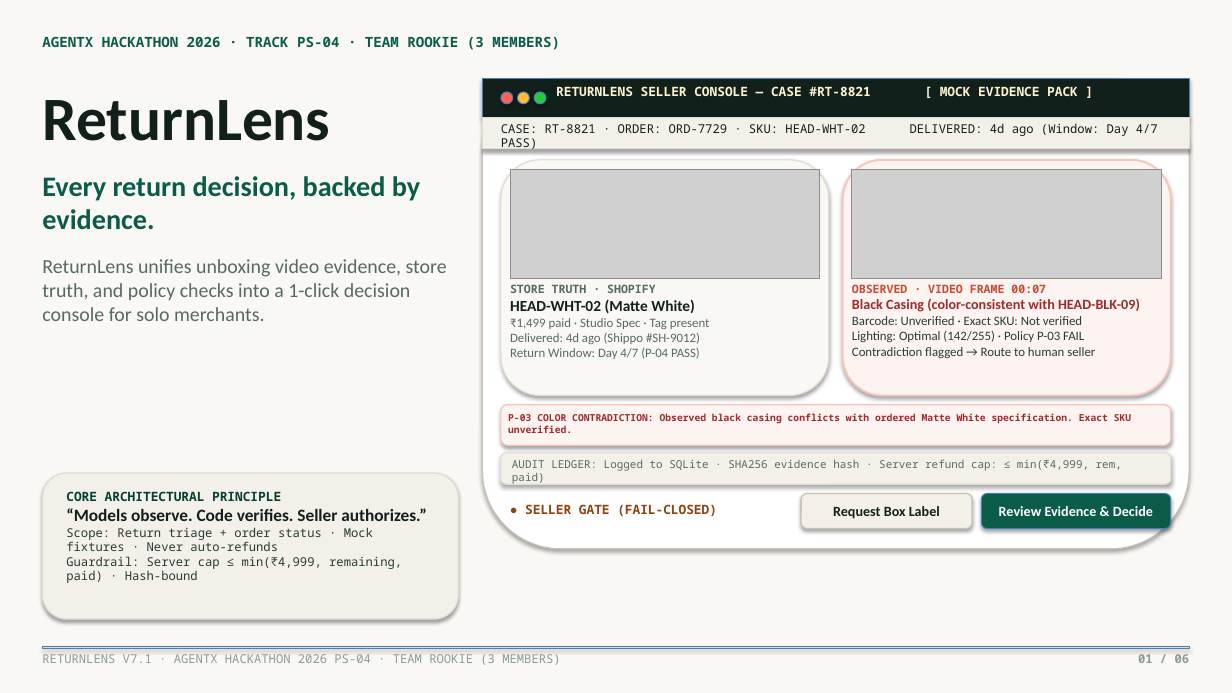
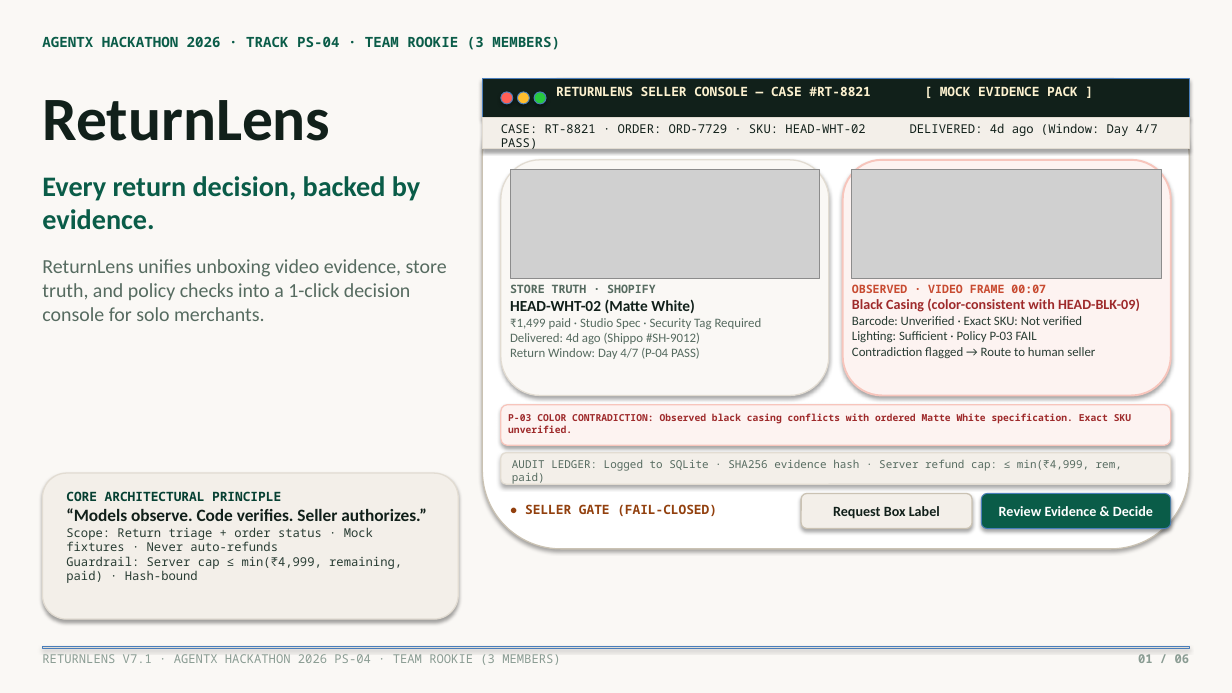
Before and after one commit to lenamkhanhh/hack4hack, a slide deck: slide 1 of ReturnLens_v7_1.pptx. Drawn at 1232x693 pixels with LibreOffice and Linux fonts; fonts in the diff are those of the drawing; grey boxes stand for pictures. Boxes give left, top, right and bottom in pixels: in the first picture for what was removed or moved away, otherwise in the second. Text is boxed around its words. In the diff, an @@ line names an element or a change of style, - is before the commit and + after.

```diff
--- a/ReturnLens_v7_1.pptx
+++ b/ReturnLens_v7_1.pptx
@@ text at (x1=510, y1=318, x2=762, y2=359): text changed @@
-₹1,499 paid · Studio Spec · Tag present
-Delivered: 4d ago (Shippo #SH-9012)
-Return Window: Day 4/7 (P-04 PASS)
+₹1,499 paid · Studio Spec · Security Tag Required
+Delivered: 4d ago (Shippo #SH-9012)
+Return Window: Day 4/7 (P-04 PASS)
@@ text at (x1=852, y1=316, x2=1095, y2=358): text changed @@
-Barcode: Unverified · Exact SKU: Not verified
-Lighting: Optimal (142/255) · Policy P-03 FAIL
-Contradiction flagged → Route to human seller
+Barcode: Unverified · Exact SKU: Not verified
+Lighting: Sufficient · Policy P-03 FAIL
+Contradiction flagged → Route to human seller
```
Also in this commit, not shown: 4 other slides changed, 18 other files.
